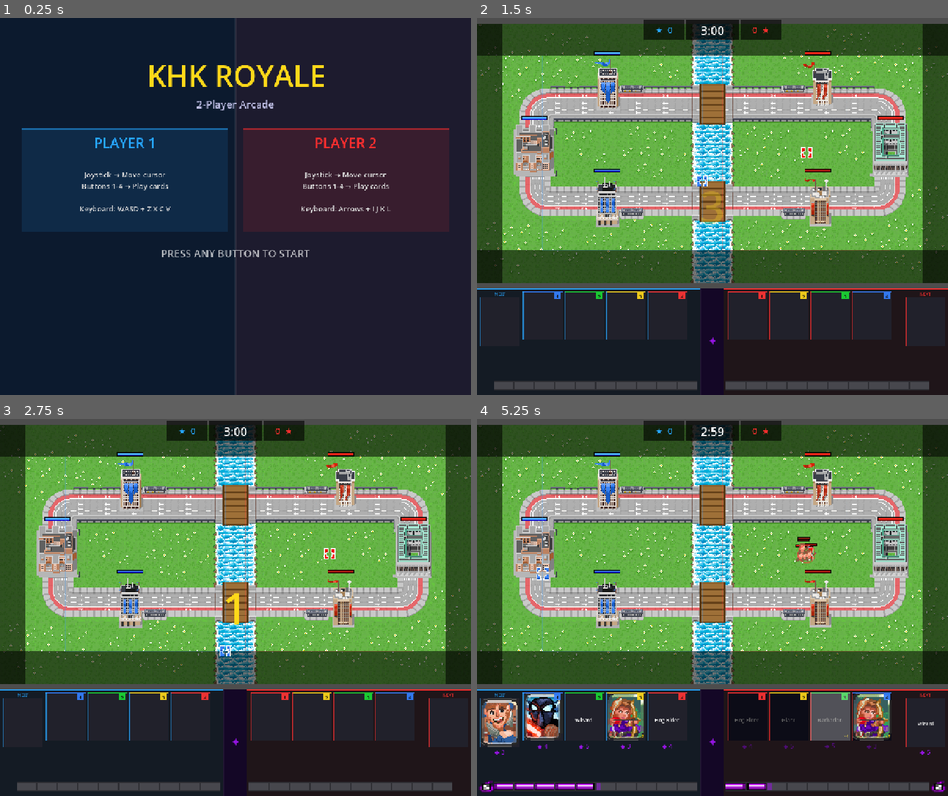
Above: before the commit, frames 1-4 (two rows, left to right).
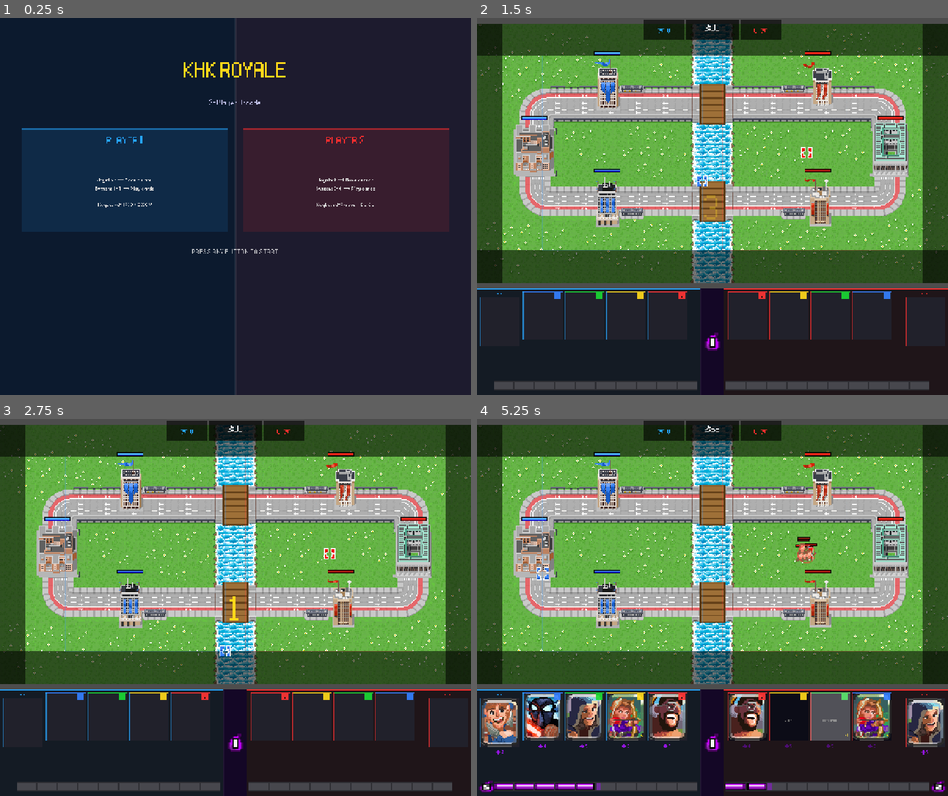
Above: after the commit, the same moments.

Repository: michaelcortese/khk-expo-2026
Game: Godot game, scene res://main_menu.tscn
Same seed, same stepped clock (60 frames per second), same inputs: the game is played once before the commit and once after it.
Inputs:
- Up to frame 1 (0.25 s): no input
- Up to frame 2 (1.5 s): tap Enter at 0.5 s; hold D 0.53-1.28 s; tap Z at 0.6 s; hold S from 1.28 s (still down); tap X at 1.35 s
- Up to frame 3 (2.75 s): release S at 2.03 s; hold D from 2.03 s (still down); tap C at 2.1 s
- Up to frame 4 (5.25 s): release D at 2.78 s; hold W 2.78-3.53 s; tap V at 2.85 s; hold A 3.53-5.03 s; tap I at 3.6 s; tap J at 4.35 s; tap Space at 5 s; hold S from 5.03 s (still down); tap K at 5.1 s

The runs differ from the first frame. In frame 1, 2.7% of the frame differs, in the area x 17-83%, y 11-64%; in frame 2, 0.5%; in frame 3, 0.4%; in frame 4, 3.3%, in the area x 3-99%, y 1-90%.

Commit message:
added visuals and fixed sound

Diff:
--- a/scripts/audio_manager.gd
+++ b/scripts/audio_manager.gd
@@ -41,13 +41,15 @@
 
 # ── Public API ────────────────────────────────────────────────────────────────
 
+const SFX_OFFSET_DB := -10.0   # global SFX trim — raise/lower to balance against music
+
 func play(name: String, vol_db: float = 0.0) -> void:
 	if not _sfx.has(name):
 		return
 	var p := _pool[_pool_i % _pool.size()]
 	_pool_i += 1
 	p.stream    = _sfx[name]
-	p.volume_db = vol_db
+	p.volume_db = vol_db + SFX_OFFSET_DB
 	p.play()
 
 func stop_music() -> void:
@@ -61,7 +63,7 @@
 func _setup_music_player() -> void:
 	_music           = AudioStreamPlayer.new()
 	_music.bus       = "Master"
-	_music.volume_db = -14.0
+	_music.volume_db = -4.0
 	add_child(_music)
 	var stream := load("res://assets/sounds/battle_theme.mp3") as AudioStreamMP3
 	if stream:
--- a/scripts/game_manager.gd
+++ b/scripts/game_manager.gd
@@ -11,7 +11,7 @@
 const ELIXIR_MAX:         float = 10.0
 const REGULAR_DURATION:   float = 180.0
 const OVERTIME_DURATION:  float = 180.0
-const SUDDEN_DEATH_DRAIN: float = 20.0   # HP per second drained from all towers
+const SUDDEN_DEATH_DRAIN: float = 80.0   # HP per second drained from all towers
 
 var p1_elixir: float = 5.0
 var p2_elixir: float = 5.0
@@ -33,21 +33,12 @@
 var _hud: HUD
 var _hud_tick: int = 0
 
+var _pixel_font: FontFile = null
+
 func _ready() -> void:
 	_apply_pixel_font()
 	_troop_scene = load("res://troop.tscn")
 	_setup_field()
-
-func _apply_pixel_font() -> void:
-	var font := load("res://assets/fonts_assets/pokemon_fire_red.ttf") as FontFile
-	if font == null:
-		return
-	font.antialiasing          = TextServer.FONT_ANTIALIASING_NONE
-	font.hinting               = TextServer.HINTING_NONE
-	font.subpixel_positioning  = TextServer.SUBPIXEL_POSITIONING_DISABLED
-	font.generate_mipmaps      = false
-	ThemeDB.fallback_font      = font
-	ThemeDB.fallback_font_size = 16
 	_setup_decks()
 	_tag_towers()
 	_setup_controllers()
@@ -56,6 +47,31 @@
 	_setup_river_walls()
 	_setup_audio()
 	_start_countdown()
+	# Apply font to every Label built during setup
+	call_deferred("_font_walk", get_tree().root)
+
+func _apply_pixel_font() -> void:
+	var fa := FileAccess.open("res://assets/fonts_assets/pokemon_fire_red.ttf", FileAccess.READ)
+	if fa == null:
+		return
+	_pixel_font = FontFile.new()
+	_pixel_font.data                  = fa.get_buffer(fa.get_length())
+	_pixel_font.antialiasing          = TextServer.FONT_ANTIALIASING_NONE
+	_pixel_font.hinting               = TextServer.HINTING_NONE
+	_pixel_font.subpixel_positioning  = TextServer.SUBPIXEL_POSITIONING_DISABLED
+	_pixel_font.generate_mipmaps      = false
+	ThemeDB.fallback_font             = _pixel_font
+	ThemeDB.fallback_font_size        = 16
+
+func _font_walk(node: Node) -> void:
+	if _pixel_font == null:
+		return
+	if node is Label:
+		(node as Label).add_theme_font_override("font", _pixel_font)
+	elif node is RichTextLabel:
+		(node as RichTextLabel).add_theme_font_override("normal_font", _pixel_font)
+	for child in node.get_children():
+		_font_walk(child)
 
 var _audio: Node = null
 
@@ -69,6 +85,8 @@
 	lbl.horizontal_alignment = HORIZONTAL_ALIGNMENT_CENTER
 	lbl.vertical_alignment   = VERTICAL_ALIGNMENT_CENTER
 	lbl.add_theme_font_size_override("font_size", 120)
+	if _pixel_font:
+		lbl.add_theme_font_override("font", _pixel_font)
 	cl.add_child(lbl)
 
 	# Tweak these two constants to line up with the SFX file:
@@ -454,6 +472,8 @@
 	lbl.vertical_alignment   = VERTICAL_ALIGNMENT_CENTER
 	lbl.add_theme_font_size_override("font_size", 72)
 	lbl.add_theme_color_override("font_color", col)
+	if _pixel_font:
+		lbl.add_theme_font_override("font", _pixel_font)
 	cl.add_child(lbl)
 
 	var tw := create_tween()
@@ -485,6 +505,8 @@
 	lbl.horizontal_alignment = HORIZONTAL_ALIGNMENT_CENTER
 	lbl.vertical_alignment   = VERTICAL_ALIGNMENT_CENTER
 	lbl.add_theme_font_size_override("font_size", 80)
+	if _pixel_font:
+		lbl.add_theme_font_override("font", _pixel_font)
 	cl.add_child(lbl)
 
 	var score := Label.new()
@@ -495,6 +517,8 @@
 	score.vertical_alignment   = VERTICAL_ALIGNMENT_CENTER
 	score.add_theme_font_size_override("font_size", 44)
 	score.add_theme_color_override("font_color", Color(1.0, 0.85, 0.0))
+	if _pixel_font:
+		score.add_theme_font_override("font", _pixel_font)
 	cl.add_child(score)
 
 	var prompt := Label.new()
@@ -504,6 +528,8 @@
 	prompt.horizontal_alignment = HORIZONTAL_ALIGNMENT_CENTER
 	prompt.vertical_alignment   = VERTICAL_ALIGNMENT_CENTER
 	prompt.add_theme_font_size_override("font_size", 28)
+	if _pixel_font:
+		prompt.add_theme_font_override("font", _pixel_font)
 	cl.add_child(prompt)
 
 	var tween := create_tween()
--- a/scripts/hud.gd
+++ b/scripts/hud.gd
@@ -68,9 +68,12 @@
 var _timer_bg:           ColorRect
 var _p1_crown_lbl:       Label
 var _p2_crown_lbl:       Label
-var _double_elixir_bg:   ColorRect
-var _double_elixir_lbl:  Label
+var _double_elixir_bg:   ColorRect  # kept for null-safety; no longer created
+var _double_elixir_lbl:  Label      # kept for null-safety; no longer created
 var _de_tween:           Tween
+var _center_elix_icon:   TextureRect
+var _elix1_tex:          Texture2D
+var _elix2_tex:          Texture2D
 
 # ── Animation state ───────────────────────────────────────────────────────────
 var _p1_last_ids:  Array[String] = ["","","",""]
@@ -173,32 +176,21 @@
 		line.size     = Vector2(1.0, PANEL_H)
 		add_child(line)
 
-	var gem := Label.new()
-	gem.text     = "✦"
-	gem.position = Vector2(SIDE_W + CENTER_W * 0.5 - 18.0, PANEL_Y + PANEL_H * 0.5 - 26.0)
-	gem.size     = Vector2(36.0, 48.0)
-	gem.horizontal_alignment = HORIZONTAL_ALIGNMENT_CENTER
-	gem.add_theme_font_size_override("font_size", 34)
-	gem.add_theme_color_override("font_color", ELIX_COL)
-	add_child(gem)
-
-	_double_elixir_bg = ColorRect.new()
-	_double_elixir_bg.color    = Color(0.20, 0.04, 0.36)
-	_double_elixir_bg.position = Vector2(SIDE_W - 2.0, PANEL_Y + PANEL_H * 0.5 + 32.0)
-	_double_elixir_bg.size     = Vector2(CENTER_W + 4.0, 40.0)
-	_double_elixir_bg.visible  = false
-	add_child(_double_elixir_bg)
-
-	_double_elixir_lbl = Label.new()
-	_double_elixir_lbl.text     = "2×"
-	_double_elixir_lbl.position = _double_elixir_bg.position
-	_double_elixir_lbl.size     = _double_elixir_bg.size
-	_double_elixir_lbl.horizontal_alignment = HORIZONTAL_ALIGNMENT_CENTER
-	_double_elixir_lbl.vertical_alignment   = VERTICAL_ALIGNMENT_CENTER
-	_double_elixir_lbl.add_theme_font_size_override("font_size", 26)
-	_double_elixir_lbl.add_theme_color_override("font_color", Color(0.90, 0.25, 1.0))
-	_double_elixir_lbl.visible = false
-	add_child(_double_elixir_lbl)
+	# Load both elixir icon textures
+	_elix1_tex = load("res://assets/elixer_bar_assets/elixer_1.png") as Texture2D
+	_elix2_tex = load("res://assets/elixer_bar_assets/elixer_2.png") as Texture2D
+
+	# Center the icon in the panel
+	var icon_size := 48.0
+	_center_elix_icon                    = TextureRect.new()
+	_center_elix_icon.texture            = _elix1_tex
+	_center_elix_icon.texture_filter     = CanvasItem.TEXTURE_FILTER_NEAREST
+	_center_elix_icon.expand_mode        = TextureRect.EXPAND_IGNORE_SIZE
+	_center_elix_icon.stretch_mode       = TextureRect.STRETCH_KEEP_ASPECT_CENTERED
+	_center_elix_icon.position           = Vector2(SIDE_W + CENTER_W * 0.5 - icon_size * 0.5,
+												   PANEL_Y + PANEL_H * 0.5 - icon_size * 0.5)
+	_center_elix_icon.size               = Vector2(icon_size, icon_size)
+	add_child(_center_elix_icon)
 
 # ── Card icon loader ──────────────────────────────────────────────────────────
 func _load_card_icon(card_id: String) -> Texture2D:
@@ -206,6 +198,11 @@
 	var subfolder := "res://assets/" + card_id + "_assets/" + card_id + "_card.png"
 	if ResourceLoader.exists(subfolder):
 		return load(subfolder) as Texture2D
+	# Some card IDs use underscores but their asset folders drop them (e.g. hog_rider → hogrider)
+	var compact_id := card_id.replace("_", "")
+	var compact := "res://assets/" + compact_id + "_assets/" + compact_id + "_card.png"
+	if ResourceLoader.exists(compact):
+		return load(compact) as Texture2D
 	# Fallback: root assets folder
 	var root := "res://assets/" + card_id + "_card.png"
 	if ResourceLoader.exists(root):
@@ -761,14 +758,14 @@
 
 # ── 2× Elixir ─────────────────────────────────────────────────────────────────
 func set_double_elixir(active: bool) -> void:
-	if _double_elixir_lbl == null:
+	if _center_elix_icon == null:
 		return
-	_double_elixir_lbl.visible = active
-	_double_elixir_bg.visible  = active
+	_center_elix_icon.texture = _elix2_tex if active else _elix1_tex
 	if active and (_de_tween == null or not _de_tween.is_running()):
 		_de_tween = create_tween().set_loops()
-		_de_tween.tween_property(_double_elixir_lbl, "modulate:a", 0.30, 0.45)
-		_de_tween.tween_property(_double_elixir_lbl, "modulate:a", 1.0,  0.45)
+		_de_tween.tween_property(_center_elix_icon, "modulate:a", 0.55, 0.45)
+		_de_tween.tween_property(_center_elix_icon, "modulate:a", 1.0,  0.45)
 	elif not active and _de_tween != null:
 		_de_tween.kill()
+		_center_elix_icon.modulate.a = 1.0
 		_de_tween = null
--- a/scripts/main_menu.gd
+++ b/scripts/main_menu.gd
@@ -4,20 +4,35 @@
 const P2_COL := Color(1.0,  0.18, 0.18)
 const GOLD   := Color(1.0,  0.85, 0.10)
 
+var _pixel_font: FontFile = null
+
 func _ready() -> void:
 	_apply_pixel_font()
 	_build_ui()
+	call_deferred("_font_walk", get_tree().root)
 
 func _apply_pixel_font() -> void:
-	var font := load("res://assets/fonts_assets/pokemon_fire_red.ttf") as FontFile
-	if font == null:
+	var fa := FileAccess.open("res://assets/fonts_assets/pokemon_fire_red.ttf", FileAccess.READ)
+	if fa == null:
 		return
-	font.antialiasing          = TextServer.FONT_ANTIALIASING_NONE
-	font.hinting               = TextServer.HINTING_NONE
-	font.subpixel_positioning  = TextServer.SUBPIXEL_POSITIONING_DISABLED
-	font.generate_mipmaps      = false
-	ThemeDB.fallback_font      = font
-	ThemeDB.fallback_font_size = 16
+	_pixel_font = FontFile.new()
+	_pixel_font.data                  = fa.get_buffer(fa.get_length())
+	_pixel_font.antialiasing          = TextServer.FONT_ANTIALIASING_NONE
+	_pixel_font.hinting               = TextServer.HINTING_NONE
+	_pixel_font.subpixel_positioning  = TextServer.SUBPIXEL_POSITIONING_DISABLED
+	_pixel_font.generate_mipmaps      = false
+	ThemeDB.fallback_font             = _pixel_font
+	ThemeDB.fallback_font_size        = 16
+
+func _font_walk(node: Node) -> void:
+	if _pixel_font == null:
+		return
+	if node is Label:
+		(node as Label).add_theme_font_override("font", _pixel_font)
+	elif node is RichTextLabel:
+		(node as RichTextLabel).add_theme_font_override("normal_font", _pixel_font)
+	for child in node.get_children():
+		_font_walk(child)
 
 func _build_ui() -> void:
 	var cl := CanvasLayer.new()
--- a/scripts/player_controller.gd
+++ b/scripts/player_controller.gd
@@ -19,6 +19,10 @@
 var _cursor_cur_frame:   int      = 0
 var _cursor_frame_timer: float    = 0.0
 const CURSOR_FRAME_INTERVAL := 0.28
+
+# Per-slot debounce: prevents double-fire when a physical button is slow to rise
+const CARD_DEBOUNCE_SEC := 0.35
+var _card_cooldown: Array[float] = [0.0, 0.0, 0.0, 0.0]
 
 # Keyboard fallback
 var _kb_left:    Key
@@ -101,6 +105,9 @@
 	_make_zone_outline(Rect2(zone_min, zone_max - zone_min))
 
 func _process(delta: float) -> void:
+	for i in range(4):
+		if _card_cooldown[i] > 0.0:
+			_card_cooldown[i] -= delta
 	_move_cursor(delta)
 	# Animate cursor frames
 	if _cursor_sprite != null and _cursor_frames.size() == 2:
@@ -115,6 +122,9 @@
 	for i in range(4):
 		var action := "p%d_card%d" % [player_index + 1, i + 1]
 		if event.is_action_pressed(action):
+			if _card_cooldown[i] > 0.0:
+				return
+			_card_cooldown[i] = CARD_DEBOUNCE_SEC
 			card_played.emit(i, cursor_position)
 			return
 
@@ -124,6 +134,9 @@
 		if ke.pressed and not ke.echo:
 			for i in range(_kb_buttons.size()):
 				if ke.keycode == _kb_buttons[i]:
+					if _card_cooldown[i] > 0.0:
+						return
+					_card_cooldown[i] = CARD_DEBOUNCE_SEC
 					card_played.emit(i, cursor_position)
 					return
 
--- a/scripts/tower.gd
+++ b/scripts/tower.gd
@@ -45,6 +45,8 @@
 
 	# King tower (tower_num == 0) — single static image, no animation
 	if tower_num == 0:
+		max_hp = 2800
+		hp     = max_hp
 		var path := "res://assets/towers_assets/%s_king_tower.png" % color
 		if not ResourceLoader.exists(path):
 			return
--- a/scripts/troop_sprite.gd
+++ b/scripts/troop_sprite.gd
@@ -42,6 +42,22 @@
 var _goblin_frame: int                = 1
 var _goblin_frame_timer: float        = 0.0
 const GOBLIN_FRAME_INTERVAL: float    = 0.14
+
+# Hog Rider sprite sheet variables
+var _hogrider_sprite: Sprite2D        = null
+var _hogrider_textures: Dictionary    = {}
+var _hogrider_dir: String             = "right"
+var _hogrider_frame: int              = 1
+var _hogrider_frame_timer: float      = 0.0
+const HOGRIDER_FRAME_INTERVAL: float  = 0.14
+
+# Wizard sprite sheet variables
+var _wizard_sprite: Sprite2D          = null
+var _wizard_textures: Dictionary      = {}
+var _wizard_dir: String               = "right"
+var _wizard_frame: int                = 1
+var _wizard_frame_timer: float        = 0.0
+const WIZARD_FRAME_INTERVAL: float    = 0.18
 
 # ── Palette ───────────────────────────────────────────────────────────────────
 const SKIN    := Color(0.97, 0.82, 0.65)
@@ -72,6 +88,10 @@
 		_setup_mpekka_sprites()
 	elif _card_id == "goblin_gang" or _card_id == "spear_goblin":
 		_setup_goblin_sprites()
+	elif _card_id == "hog_rider":
+		_setup_hogrider_sprites()
+	elif _card_id == "wizard":
+		_setup_wizard_sprites()
 
 func set_direction(dir: String) -> void:
 	match _card_id:
@@ -95,6 +115,16 @@
 				return
 			_goblin_dir = dir
 			_update_goblin_texture()
+		"hog_rider":
+			if _hogrider_dir == dir:
+				return
+			_hogrider_dir = dir
+			_update_hogrider_texture()
+		"wizard":
+			if _wizard_dir == dir:
+				return
+			_wizard_dir = dir
+			_update_wizard_texture()
 
 func set_anim_state(state: String) -> void:
 	if _anim_state == state:
@@ -119,6 +149,14 @@
 				_goblin_frame       = 1
 				_goblin_frame_timer = 0.0
 				_update_goblin_texture()
+			"hog_rider":
+				_hogrider_frame       = 1
+				_hogrider_frame_timer = 0.0
+				_update_hogrider_texture()
+			"wizard":
+				_wizard_frame       = 1
+				_wizard_frame_timer = 0.0
+				_update_wizard_texture()
 			_:
 				queue_redraw()   # one final draw to show rest pose
 
@@ -186,6 +224,42 @@
 	var key: String = _goblin_dir + "_" + str(_goblin_frame)
 	if _goblin_textures.has(key):
 		_goblin_sprite.texture = _goblin_textures[key]
+
+func _setup_hogrider_sprites() -> void:
+	for dir in ["up", "down", "left", "right"]:
+		for frame in [1, 2]:
+			var key: String = dir + "_" + str(frame)
+			_hogrider_textures[key] = load("res://assets/hogrider_assets/hogrider_" + dir + "_frame" + str(frame) + ".png")
+	_hogrider_sprite                = Sprite2D.new()
+	_hogrider_sprite.texture        = _hogrider_textures["right_1"]
+	_hogrider_sprite.scale          = Vector2(2.0, 2.0)
+	_hogrider_sprite.texture_filter = CanvasItem.TEXTURE_FILTER_NEAREST
+	add_child(_hogrider_sprite)
+
+func _update_hogrider_texture() -> void:
+	if _hogrider_sprite == null:
+		return
+	var key: String = _hogrider_dir + "_" + str(_hogrider_frame)
+	if _hogrider_textures.has(key):
+		_hogrider_sprite.texture = _hogrider_textures[key]
+
+func _setup_wizard_sprites() -> void:
+	for dir in ["up", "down", "left", "right"]:
+		for frame in [1, 2]:
+			var key: String = dir + "_" + str(frame)
+			_wizard_textures[key] = load("res://assets/wizard_assets/wizard_" + dir + "_frame" + str(frame) + ".png")
+	_wizard_sprite                = Sprite2D.new()
+	_wizard_sprite.texture        = _wizard_textures["right_1"]
+	_wizard_sprite.scale          = Vector2(2.0, 2.0)
+	_wizard_sprite.texture_filter = CanvasItem.TEXTURE_FILTER_NEAREST
+	add_child(_wizard_sprite)
+
+func _update_wizard_texture() -> void:
+	if _wizard_sprite == null:
+		return
+	var key: String = _wizard_dir + "_" + str(_wizard_frame)
+	if _wizard_textures.has(key):
+		_wizard_sprite.texture = _wizard_textures[key]
 
 func _update_knight_texture() -> void:
 	if _knight_sprite == null:
@@ -231,6 +305,22 @@
 					_goblin_frame = 2 if _goblin_frame == 1 else 1
 					_update_goblin_texture()
 			return
+		"hog_rider":
+			if _anim_state == "walk":
+				_hogrider_frame_timer += delta
+				if _hogrider_frame_timer >= HOGRIDER_FRAME_INTERVAL:
+					_hogrider_frame_timer -= HOGRIDER_FRAME_INTERVAL
+					_hogrider_frame = 2 if _hogrider_frame == 1 else 1
+					_update_hogrider_texture()
+			return
+		"wizard":
+			if _anim_state == "walk":
+				_wizard_frame_timer += delta
+				if _wizard_frame_timer >= WIZARD_FRAME_INTERVAL:
+					_wizard_frame_timer -= WIZARD_FRAME_INTERVAL
+					_wizard_frame = 2 if _wizard_frame == 1 else 1
+					_update_wizard_texture()
+			return
 	queue_redraw()
 
 # ── Draw helpers ──────────────────────────────────────────────────────────────
@@ -272,7 +362,7 @@
 # ── Dispatch ──────────────────────────────────────────────────────────────────
 
 func _draw() -> void:
-	if _card_id in ["knight", "archer", "mini_pekka", "goblin_gang", "spear_goblin"]:
+	if _card_id in ["knight", "archer", "mini_pekka", "goblin_gang", "spear_goblin", "hog_rider", "wizard"]:
 		return   # rendered by Sprite2D child node
 	var wp := 0.0   # walk phase 0..TAU
 	var ap := 0.0   # attack phase 0..1
Not shown, added: assets/fonts_assets/pokemon_fire_red.ttf.import
Binary file added: assets/hogrider_assets/hogrider_card.png
Not shown, added: assets/hogrider_assets/hogrider_card.png.import
Binary file added: assets/hogrider_assets/hogrider_down_frame1.png
Not shown, added: assets/hogrider_assets/hogrider_down_frame1.png.import
Binary file added: assets/hogrider_assets/hogrider_down_frame2.png
Not shown, added: assets/hogrider_assets/hogrider_down_frame2.png.import
Binary file added: assets/hogrider_assets/hogrider_left_frame1.png
Not shown, added: assets/hogrider_assets/hogrider_left_frame1.png.import
Binary file added: assets/hogrider_assets/hogrider_left_frame2.png
Not shown, added: assets/hogrider_assets/hogrider_left_frame2.png.import
Binary file added: assets/hogrider_assets/hogrider_right_frame1.png
(and 25 more such lines)
